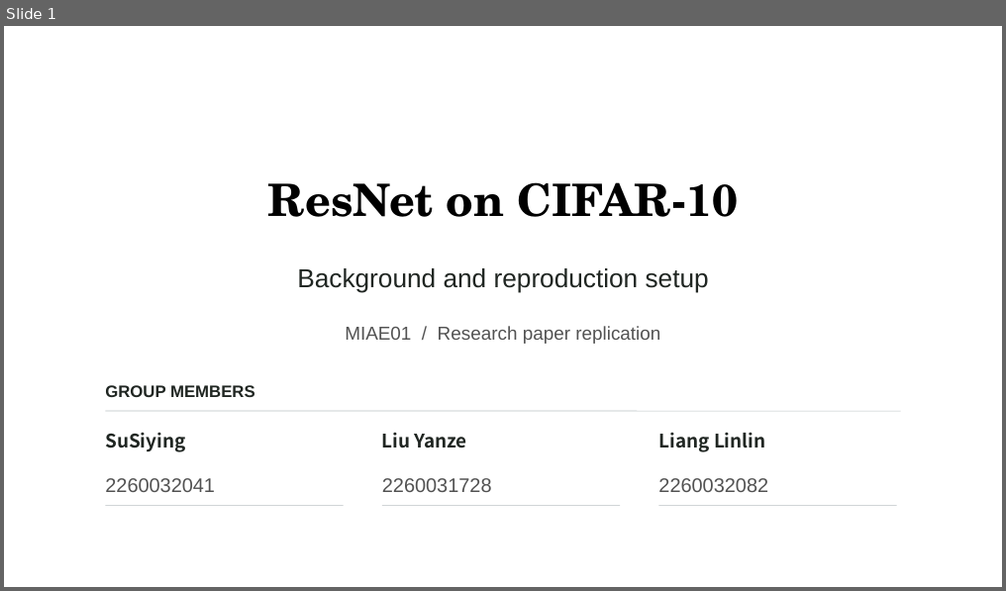
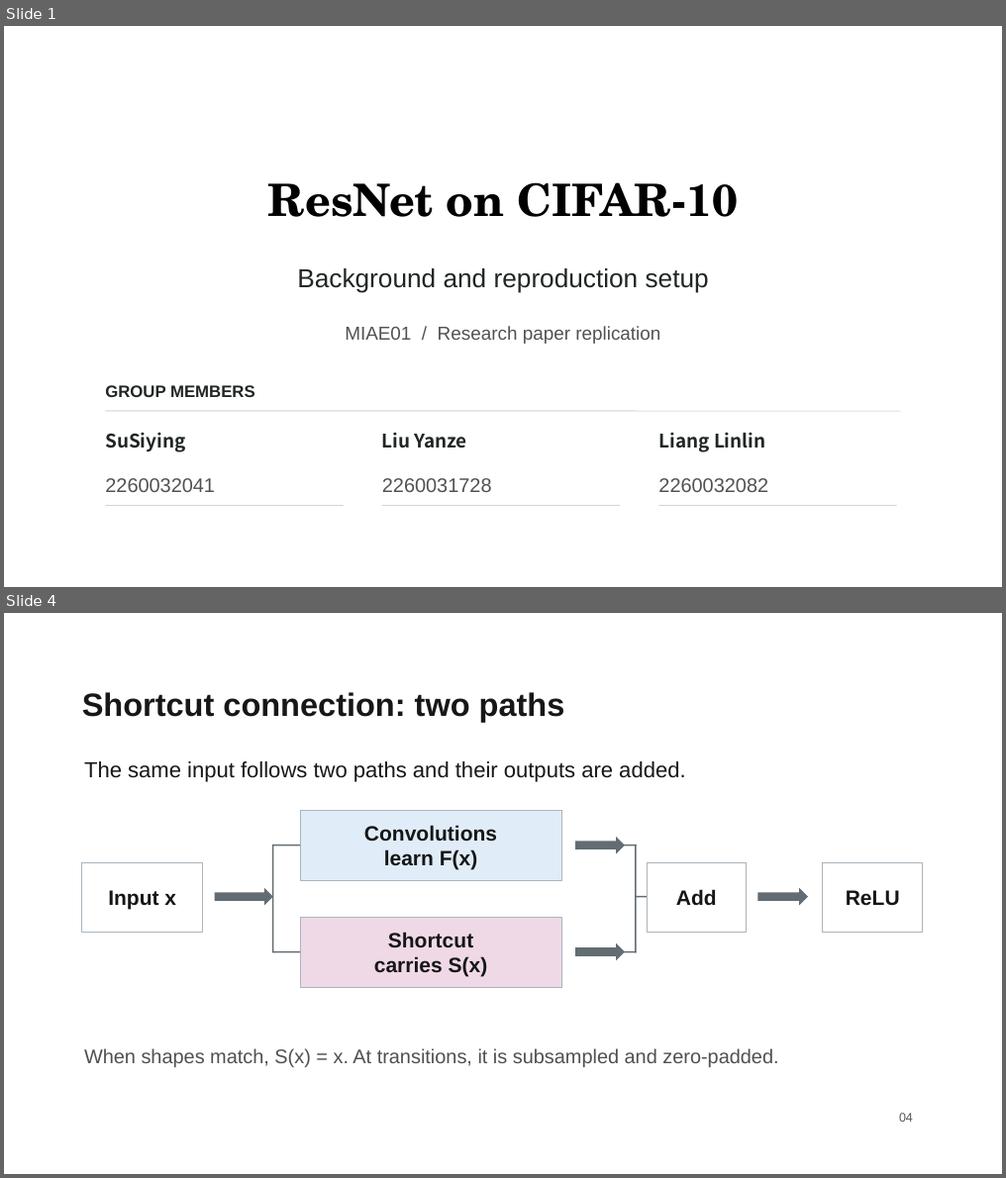
Before and after one commit to liuyanze910-svg/miae01-resnet-replication, a slide deck: docs/slides/week4_a_background_methods.pptx. Shown one above the other, each under a label of ours: slide 1 before the commit, slides 1 and 4 after it; the slides between them are not shown. The pictures are 1006x591 and 1006x1178 pixels, drawn with LibreOffice and Linux fonts; fonts in the diff are those of the drawing; background and template pictures are left out. Boxes give left, top, right and bottom in pixels: in the first picture for what was removed or moved away, otherwise in the second. Text is boxed around its words. In the diff, an @@ line names an element or a change of style, - is before the commit and + after.

```diff
--- a/docs/slides/week4_a_background_methods.pptx
+++ b/docs/slides/week4_a_background_methods.pptx
@@ slide 4 added at bbox=[4, 613, 1002, 1174], background picture (left out) @@
@@ text added at bbox=[82, 692, 565, 722], 31 pt, text #171717, bold @@
+Shortcut connection: two paths
@@ text added at bbox=[84, 761, 685, 782], 21 pt, text #171717 @@
+The same input follows two paths and their outputs are added.
@@ rectangle added at bbox=[300, 811, 561, 881], fill #E0EDF8, outline #AAB4BD 0.75 pt, 20 pt, text #161616, bold @@
+Convolutions
+learn F(x)
@@ rectangle added at bbox=[272, 845, 273, 953], fill #626C72 @@
@@ rectangle added at bbox=[272, 845, 300, 846], fill #626C72 @@
@@ right arrow added at bbox=[576, 837, 626, 854], fill #626C72 @@
@@ rectangle added at bbox=[624, 845, 637, 846], fill #626C72 @@
@@ rectangle added at bbox=[635, 845, 637, 953], fill #626C72 @@
@@ rectangle added at bbox=[82, 862, 202, 933], fill #FFFFFF, outline #AAB4BD 0.75 pt, 20 pt, text #161616, bold @@
+Input x
@@ rectangle added at bbox=[647, 862, 746, 933], fill #FFFFFF, outline #AAB4BD 0.75 pt, 20 pt, text #161616, bold @@
+Add
@@ rectangle added at bbox=[823, 862, 923, 933], fill #FFFFFF, outline #AAB4BD 0.75 pt, 20 pt, text #161616, bold @@
+ReLU
@@ right arrow added at bbox=[214, 888, 272, 906], fill #626C72 @@
@@ rectangle added at bbox=[636, 896, 648, 897], fill #626C72 @@
@@ right arrow added at bbox=[757, 888, 808, 906], fill #626C72 @@
@@ rectangle added at bbox=[300, 917, 561, 987], fill #EFD9E7, outline #AAB4BD 0.75 pt, 20 pt, text #161616, bold @@
+Shortcut
+carries S(x)
@@ rectangle added at bbox=[272, 952, 300, 953], fill #626C72 @@
@@ right arrow added at bbox=[576, 944, 626, 961], fill #626C72 @@
@@ rectangle added at bbox=[624, 952, 637, 953], fill #626C72 @@
@@ text added at bbox=[84, 1049, 778, 1067], 19 pt, text #505050 @@
+When shapes match, S(x) = x. At transitions, it is subsampled and zero-padded.
@@ text added at bbox=[899, 1113, 913, 1122], 12 pt, text #555555 @@
+04
```
Also in this commit, not shown: 12 slides changed, 2 other slides added, 3 other files.
